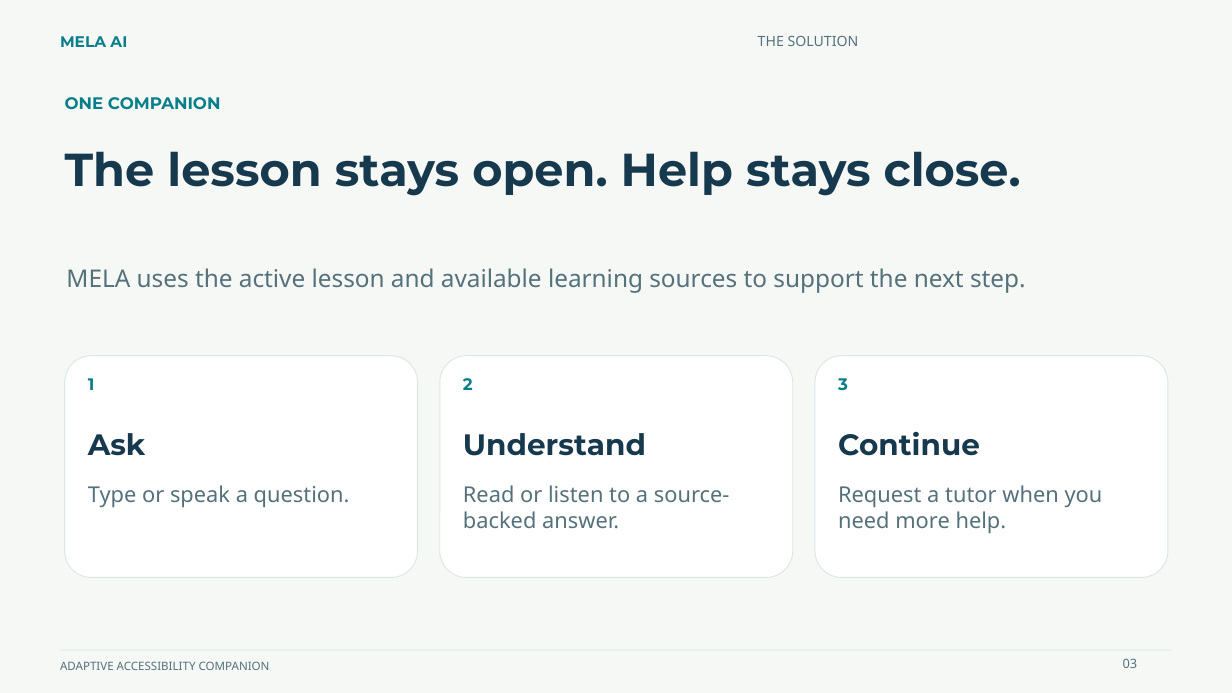
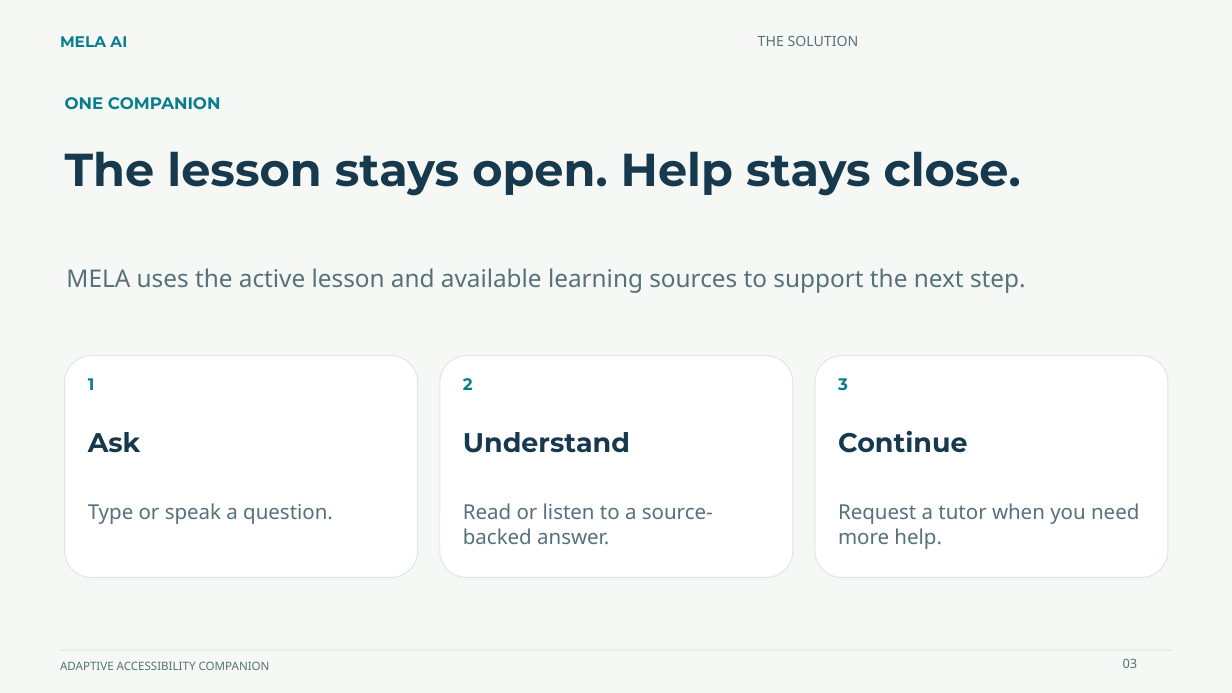
Before and after one commit to FuadTesfaye/mela-ai, a slide deck: slide 3 of docs/presentation/MELA-AI-Project-Overview.pptx. Drawn at 1232x693 pixels with LibreOffice and Linux fonts; fonts in the diff are those of the drawing. Boxes give left, top, right and bottom in pixels: in the first picture for what was removed or moved away, otherwise in the second. Text is boxed around its words. In the diff, an @@ line names an element or a change of style, - is before the commit and + after.

```diff
--- a/docs/presentation/MELA-AI-Project-Overview.pptx
+++ b/docs/presentation/MELA-AI-Project-Overview.pptx
@@ size 23 to 21 pt in 3 elements at box(88, 432, 141, 453), box(463, 432, 630, 453), box(838, 430, 967, 453) @@
@@ text "Type or speak a question.": place and size @@
-text "Type or speak a question." at box(88, 485, 350, 507)
+text "Type or speak a question." at box(88, 503, 333, 524)
@@ text "Read or listen to a ...": place and size @@
-text "Read or listen to a ..." at box(463, 485, 730, 528)
+text "Read or listen to a ..." at box(463, 503, 713, 545)
@@ size 17 to 16 pt in 3 elements at box(88, 503, 333, 524), box(463, 503, 713, 545), box(838, 503, 1139, 549) @@
@@ text "Request a tutor when you ...": place and size @@
-text "Request a tutor when you ..." at box(838, 485, 1103, 533)
+text "Request a tutor when you ..." at box(838, 503, 1139, 549)
```
Also in this commit, not shown: 3 other slides changed, 1 slide added, 1 slide removed, 21 other files.
